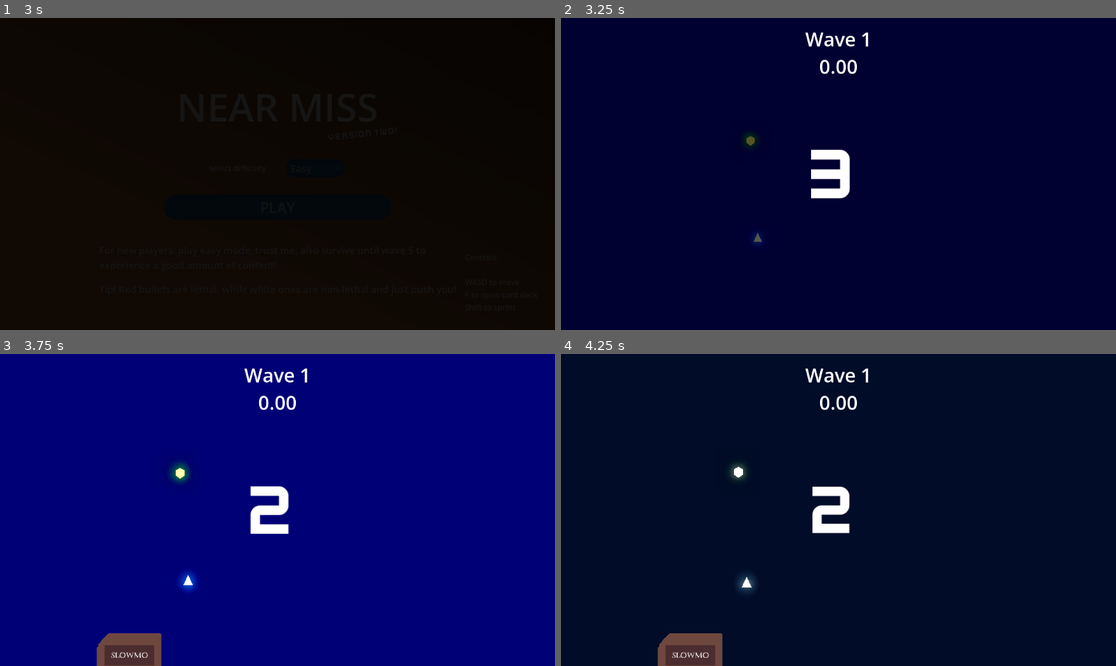
Above: before the commit, frames 1-4 (two rows, left to right).
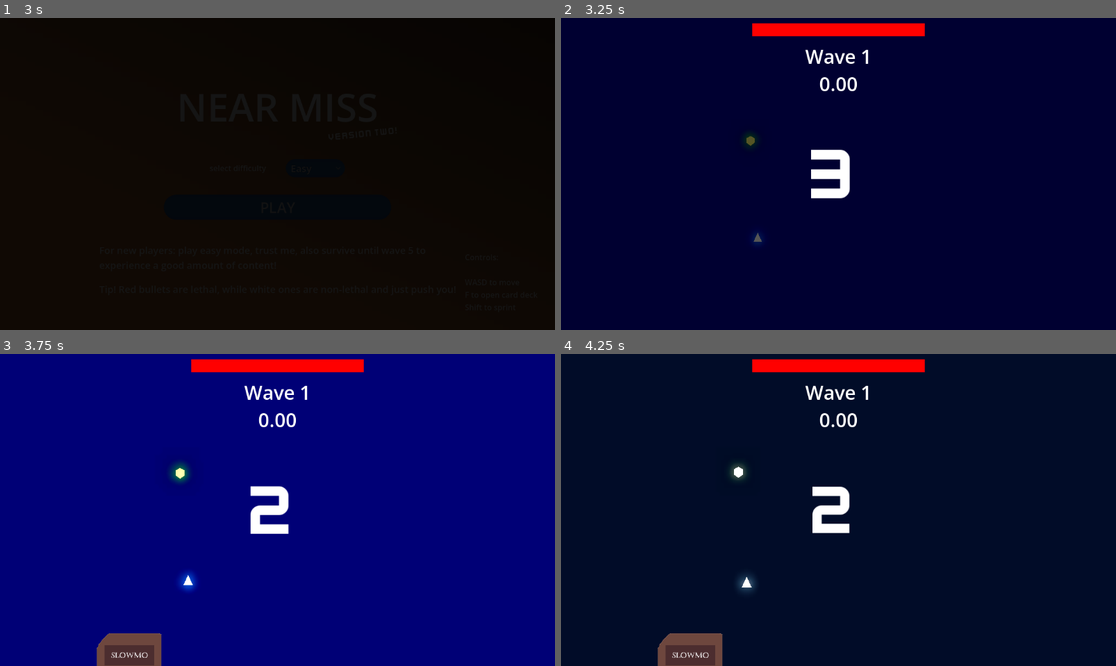
Above: after the commit, the same moments.

Repository: VeryUsual/near-miss
Game: Godot game, scene res://Scenes/MainMenu.tscn
The game is run twice, just before and just after one commit, with the same random seed, the same clock (stepped at 60 frames per second) and the same inputs.
Inputs (mouse positions are in pixels of both pictures, inside the frame that each line leads up to):
- Up to frame 1 (3 s): click "Easy" at 0.5 s; click "Easy" at 1.25 s; click "PLAY" at 2 s; click "PLAY" at 2.75 s
- Up to frame 2 (3.25 s): no input
- Up to frame 3 (3.75 s): tap Enter at 3.5 s; move the mouse to (399, 494) at 3.52 s; hold D (right) from 3.53 s (still down); hold F (open_deck) from 3.53 s (still down); click (399, 494) at 3.67 s
- Up to frame 4 (4.25 s): keep holding D (right); keep holding F (open_deck)

Frame 1 is identical in both runs. In frame 2, 2.1% of the frame differs, in the area x 34-66%, y 1-24%; in frame 3, 2.1%; in frame 4, 2.1%.

Commit message:
boss defeat animation

Diff:
--- a/Scenes/game.tscn
+++ b/Scenes/game.tscn
@@ -39,6 +39,12 @@
 [sub_resource type="RectangleShape2D" id="RectangleShape2D_i6g32"]
 size = Vector2(134, 194)
 
+[sub_resource type="StyleBoxFlat" id="StyleBoxFlat_1phco"]
+bg_color = Color(0.103743516, 0.103743546, 0.10374347, 1)
+
+[sub_resource type="StyleBoxFlat" id="StyleBoxFlat_nb51f"]
+bg_color = Color(1, 0, 0, 1)
+
 [sub_resource type="RectangleShape2D" id="RectangleShape2D_3dryh"]
 size = Vector2(1332, 21)
 
@@ -108,9 +114,9 @@
 anchor_left = 0.5
 anchor_right = 0.5
 offset_left = -69.0
-offset_top = 16.0
+offset_top = 52.0
 offset_right = 69.0
-offset_bottom = 71.0
+offset_bottom = 107.0
 grow_horizontal = 2
 theme_override_font_sizes/font_size = 40
 text = "Wave 1"
@@ -121,9 +127,9 @@
 anchor_left = 0.5
 anchor_right = 0.5
 offset_left = -64.0
-offset_top = 73.0
+offset_top = 109.0
 offset_right = 64.0
-offset_bottom = 128.0
+offset_bottom = 164.0
 grow_horizontal = 2
 theme_override_font_sizes/font_size = 40
 text = "0.00"
@@ -298,6 +304,21 @@
 theme_override_font_sizes/font_size = 22
 text = "Coins: 0"
 
+[node name="HealthBar" type="ProgressBar" parent="CanvasLayer" unique_id=303921893]
+anchors_preset = 5
+anchor_left = 0.5
+anchor_right = 0.5
+offset_left = -179.0
+offset_top = 11.0
+offset_right = 179.0
+offset_bottom = 38.0
+grow_horizontal = 2
+theme_override_styles/background = SubResource("StyleBoxFlat_1phco")
+theme_override_styles/fill = SubResource("StyleBoxFlat_nb51f")
+max_value = 3.0
+value = 2.0
+show_percentage = false
+
 [node name="Boundaries" type="StaticBody2D" parent="." unique_id=1093361642]
 
 [node name="CollisionShape2D" type="CollisionShape2D" parent="Boundaries" unique_id=342298608]
@@ -344,7 +365,7 @@
 position = Vector2(333, 232)
 
 [node name="CoinSpawnTimer" type="Timer" parent="." unique_id=1119954399]
-wait_time = 1.0999999999999999
+wait_time = 1.1
 autostart = true
 
 [connection signal="input_event" from="CanvasLayer/CardDeck/Card1Area2D" to="." method="_on_card_1_area_2d_input_event"]
--- a/Scenes/king_snipe.tscn
+++ b/Scenes/king_snipe.tscn
@@ -1,6 +1,16 @@
 [gd_scene format=3 uid="uid://cccylbfd1qcg1"]
 
 [ext_resource type="Script" uid="uid://cyu2he17mjhau" path="res://Scripts/king_snipe.gd" id="1_6ocou"]
+
+[sub_resource type="ParticleProcessMaterial" id="ParticleProcessMaterial_6ocou"]
+particle_flag_disable_z = true
+radial_velocity_min = -1000.0
+radial_velocity_max = 999.99994
+gravity = Vector3(0, 8, 0)
+scale_min = 2.0
+scale_max = 3.0
+hue_variation_min = -1.0
+hue_variation_max = -0.87
 
 [node name="KingSnipe" type="CharacterBody2D" unique_id=1266776395]
 script = ExtResource("1_6ocou")
@@ -14,7 +24,7 @@
 polygon = PackedVector2Array(-34, -14, 34, -14, 0, 30)
 
 [node name="ShootTimer" type="Timer" parent="." unique_id=215342351]
-wait_time = 0.12
+wait_time = 0.1
 autostart = true
 
 [node name="Label" type="Label" parent="." unique_id=228232251]
@@ -25,4 +35,16 @@
 text = "King Snipe"
 horizontal_alignment = 1
 
+[node name="GPUParticles2D" type="GPUParticles2D" parent="." unique_id=636380278]
+emitting = false
+amount = 500
+preprocess = 1.0
+speed_scale = 2.0
+explosiveness = 0.5
+randomness = 1.0
+trail_enabled = true
+trail_lifetime = 0.1
+trail_sections = 4
+process_material = SubResource("ParticleProcessMaterial_6ocou")
+
 [connection signal="timeout" from="ShootTimer" to="." method="_on_shoot_timer_timeout"]
--- a/Scripts/archer_enemy_bullet.gd
+++ b/Scripts/archer_enemy_bullet.gd
@@ -8,11 +8,11 @@
 
 func _ready() -> void:
 	if Globals.difficulty == "Easy":
-		SPEED = 150
+		SPEED = 280
 	elif Globals.difficulty == "Hard":
-		SPEED = 550
+		SPEED = 500
 	elif Globals.difficulty == "GOD":
-		SPEED = 650
+		SPEED = 600
 
 	destination = player.global_position
 	direction = global_position.direction_to(destination)
--- a/Scripts/game.gd
+++ b/Scripts/game.gd
@@ -69,7 +69,7 @@
 
 	if Globals.wave == 4:
 		$KingSnipe.enabled = true
-		spawn_timer.wait_time = 2.2
+		spawn_timer.wait_time = 5.0
 
 	$Camera2D.zoom = Vector2(0.7, 0.7)
 	var tween := create_tween()
@@ -277,3 +277,10 @@
 	var coin = coin_scene.instantiate()
 	add_child(coin)
 	coin.position = Vector2(randi_range(20, 1000), randi_range(20, 600))
+
+	if Globals.wave == 4:
+		var coinn
+		for n in range(3):
+			coinn = coin_scene.instantiate()
+			add_child(coinn)
+			coinn.position = Vector2(randi_range(20, 1000), randi_range(20, 600))
--- a/Scripts/king_snipe.gd
+++ b/Scripts/king_snipe.gd
@@ -6,18 +6,40 @@
 
 var x = 1
 
+var doingexplode = false
+
 func _on_shoot_timer_timeout() -> void:
 	if enabled and get_tree().current_scene.game_started:
 		var bullet = non_lethal_bullet_scene.instantiate()
-		if x == 10:
+		if x == 3:
 			bullet = bullet_scene.instantiate()
 			x = 1
 		add_child(bullet)
 		bullet.global_position = global_position
-		bullet.SPEED = bullet.SPEED * 1.4
+		bullet.SPEED = bullet.SPEED * 2.2
 		x += 1
 
 func _process(delta: float) -> void:
+	if enabled and get_tree().current_scene.game_duration >= 38 and doingexplode == false:
+		doingexplode = true
+
+		await get_tree().create_timer(0.5).timeout
+
+		$ShootTimer.wait_time = 0.02
+		await get_tree().create_timer(0.5).timeout
+
+		Engine.time_scale = 0.4
+		get_tree().current_scene.current_normal_timescale = 0.4
+
+		get_tree().current_scene.get_node("Camera2D").add_trauma(0.7)
+		$GPUParticles2D.emitting = true
+		get_tree().current_scene.get_node("Camera2D").add_trauma(0.7)
+		await get_tree().create_timer(0.5).timeout
+		$GPUParticles2D.emitting = false
+		enabled = false
+		visible = false
+		$CollisionPolygon2D.disabled = true
+
 	if enabled:
 		$CollisionPolygon2D.disabled = false
 		visible = true
--- a/Scripts/main_menu.gd
+++ b/Scripts/main_menu.gd
@@ -31,6 +31,7 @@
 
 func _on_fade_timer_timeout() -> void:
 	if button_type == "play":
+		#Globals.wave = 4 ###### CHEAT
 		if $VBoxContainer/HBoxContainer/OptionButton.get_selected() == -1:
 			Globals.difficulty = "Medium"
 		Globals.difficulty = $VBoxContainer/HBoxContainer/OptionButton.get_item_text($VBoxContainer/HBoxContainer/OptionButton.get_selected()).strip_edges(true, true)
--- a/Scripts/player.gd
+++ b/Scripts/player.gd
@@ -3,6 +3,7 @@
 var speed = Globals.player_speed
 var shiftingenergy = 100
 var coins = 0
+var health = 3
 
 var gameover = false
 
@@ -25,6 +26,8 @@
 			shiftingenergy += 0.065
 
 func _process(delta: float) -> void:
+	get_tree().current_scene.get_node("CanvasLayer/HealthBar").value = health
+
 	get_parent().get_node("CanvasLayer/ShiftingEnergyBar").value = shiftingenergy
 	if shiftingenergy >= 100:
 		get_parent().get_node("CanvasLayer/ShiftingEnergyBar").visible = false
@@ -32,28 +35,33 @@
 		get_parent().get_node("CanvasLayer/ShiftingEnergyBar").visible = true
 
 func _on_hitbox_body_entered(body: Node2D) -> void:
-	get_tree().current_scene.get_node("ExplosionSFXAudioPlayer").play()
-	get_parent().get_node("Camera2D").add_trauma(0.5)
-	Globals.last_game_duration = get_tree().current_scene.game_duration
+	health -= 1
 
-	get_tree().current_scene.get_node("CanvasLayer/GameDurationLabel").visible = false
+	if health <= 0:
+		get_tree().current_scene.get_node("ExplosionSFXAudioPlayer").play()
+		get_parent().get_node("Camera2D").add_trauma(0.5)
+		Globals.last_game_duration = get_tree().current_scene.game_duration
 
-	var saturationtween = get_tree().create_tween()
-	get_tree().current_scene.saturation_value = 2.0
-	saturationtween.tween_property(get_tree().current_scene, "saturation_value", 0.01, 0.3)
+		get_tree().current_scene.get_node("CanvasLayer/GameDurationLabel").visible = false
 
-	var enemies := get_tree().get_nodes_in_group("Enemy")
-	for enemy in enemies:
-		enemy.queue_free()
+		var saturationtween = get_tree().create_tween()
+		get_tree().current_scene.saturation_value = 2.0
+		saturationtween.tween_property(get_tree().current_scene, "saturation_value", 0.01, 0.3)
 
-	get_tree().current_scene.get_node("CanvasLayer/FadeTransition/AnimationPlayer").play("fade_in")
+		var enemies := get_tree().get_nodes_in_group("Enemy")
+		for enemy in enemies:
+			enemy.queue_free()
 
-	gameover = true
-	get_tree().current_scene.get_node("CanvasLayer/CardDeck").visible = false
-	get_tree().current_scene.get_node("CanvasLayer/CardDeck").modulate = Color(0, 0, 0, 0) # a weird trick to force the carddeck to be not visible during this period
+		get_tree().current_scene.get_node("CanvasLayer/FadeTransition/AnimationPlayer").play("fade_in")
 
-	await get_tree().create_timer(0.9).timeout
+		gameover = true
+		get_tree().current_scene.get_node("CanvasLayer/CardDeck").visible = false
+		get_tree().current_scene.get_node("CanvasLayer/CardDeck").modulate = Color(0, 0, 0, 0) # a weird trick to force the carddeck to be not visible during this period
 
-	Engine.time_scale = 1.0
+		await get_tree().create_timer(0.9).timeout
 
-	get_tree().change_scene_to_file("res://Scenes/GameOver.tscn")
+		Engine.time_scale = 1.0
+
+		get_tree().change_scene_to_file("res://Scenes/GameOver.tscn")
+	else:
+		get_parent().get_node("Camera2D").add_trauma(0.3)
--- a/project.godot
+++ b/project.godot
@@ -21,8 +21,8 @@
 
 [editor]
 
-movie_writer/movie_file="C:\\Users\\ARK\\Documents\\swccodingvideo\\nearmiss.avi"
-movie_writer/fps=100
+movie_writer/video_quality=0.9
+movie_writer/movie_file="C:/Users/ARK/Documents/NearMissMovieFiles/file.avi"
 
 [editor_plugins]
 
